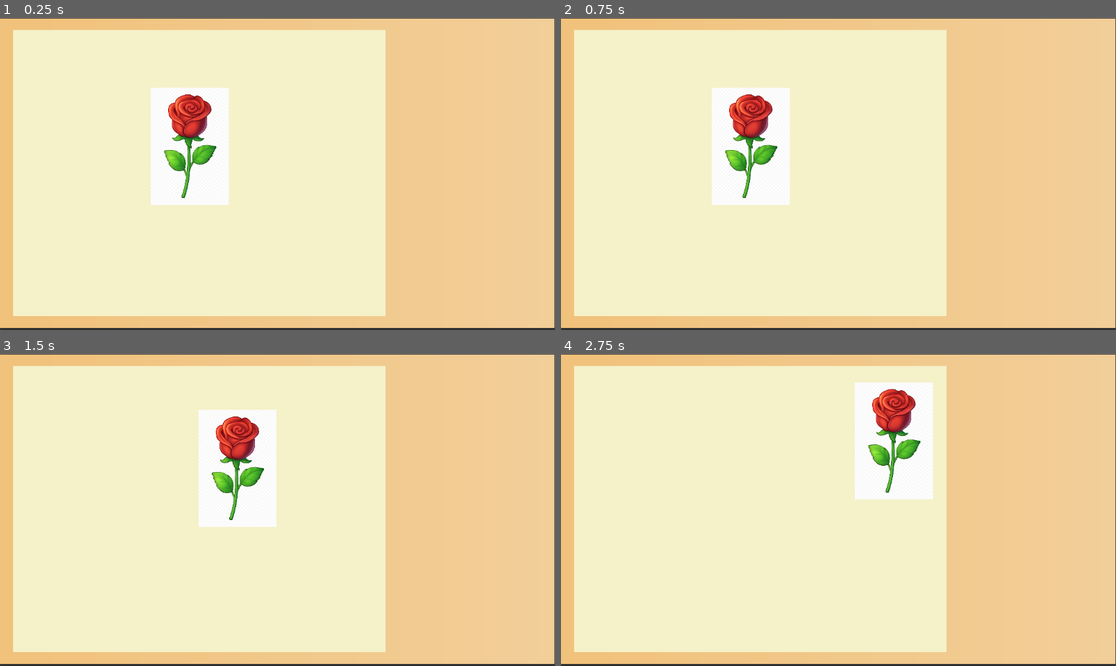
Above: before the commit, frames 1-4 (two rows, left to right).
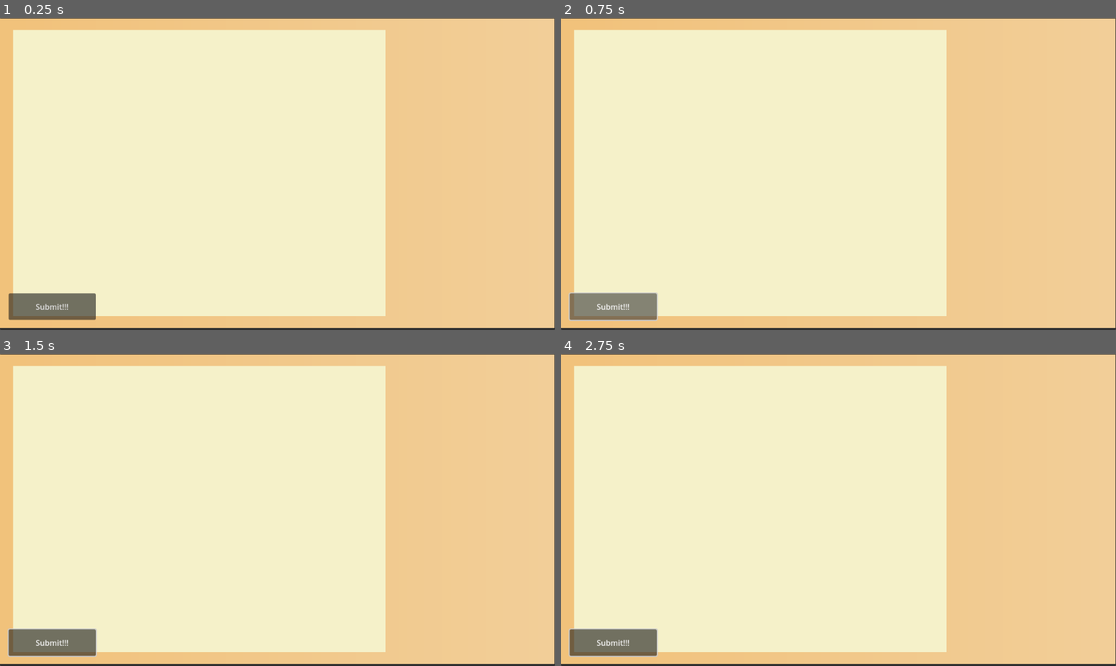
Above: after the commit, the same moments.

Repository: lyDevper/Floristry-Game
Game: Godot game, scene res://scenes/flowerArrange_scene.tscn
Two runs of this game, one before a commit and one after it. Both use one fixed random seed, a clock stepped at 60 frames per second and the inputs below. This scene is started directly instead of the project's main scene.
Inputs (mouse positions are in pixels of both pictures, inside the frame that each line leads up to):
- Up to frame 1 (0.25 s): no input
- Up to frame 2 (0.75 s): click (610, 308) at 0.5 s, where only the run after the commit has a clickable "Submit!!!"
- Up to frame 3 (1.5 s): tap Enter (ui_accept) at 1.25 s; drag from (188, 481) to (333, 441) at 1.27 s
- Up to frame 4 (2.75 s): tap Enter (ui_accept) at 2 s; drag from (727, 525) to (894, 441) at 2.02 s

The runs differ from the first frame. In frame 1, 6.6% of the frame differs, in the area x 1-42%, y 22-97%; in frame 2, 6.7%; in frame 3, 6.7%, in the area x 1-50%, y 17-98%; in frame 4, 6.7%.

Commit message:
add label, change body sprite

Diff:
--- a/data/chrysanthemum_data.tres
+++ b/data/chrysanthemum_data.tres
@@ -1,5 +1,6 @@
-[gd_resource type="Resource" script_class="FlowerData" load_steps=3 format=3 uid="uid://bk4rs08qw40hj"]
+[gd_resource type="Resource" script_class="FlowerData" load_steps=4 format=3 uid="uid://bk4rs08qw40hj"]
 
+[ext_resource type="Texture2D" uid="uid://bvu5j0l3lwt5s" path="res://images/body_flowers/chrysanthemum_body.png" id="1_d1iar"]
 [ext_resource type="Script" uid="uid://3v0ddeax3uex" path="res://scripts/FlowerData.gd" id="1_voxsr"]
 [ext_resource type="Texture2D" uid="uid://ceigjnxp5ufqd" path="res://images/chrysanthemum_pix.png" id="2_ey6ko"]
 
@@ -8,6 +9,7 @@
 name = "Chrysanthemum"
 subtype = "yellow"
 texture = ExtResource("2_ey6ko")
+bodyImage = ExtResource("1_d1iar")
 semantics = {
 "Healing": 3,
 "beauty": 4,
--- a/data/hydrangea_data.tres
+++ b/data/hydrangea_data.tres
@@ -1,6 +1,7 @@
-[gd_resource type="Resource" script_class="FlowerData" load_steps=3 format=3 uid="uid://dma868qg6x377"]
+[gd_resource type="Resource" script_class="FlowerData" load_steps=4 format=3 uid="uid://dma868qg6x377"]
 
 [ext_resource type="Script" uid="uid://3v0ddeax3uex" path="res://scripts/FlowerData.gd" id="1_2m2tl"]
+[ext_resource type="Texture2D" uid="uid://coreqloi02bw8" path="res://images/body_flowers/hydrangea_body.png" id="1_agknp"]
 [ext_resource type="Texture2D" uid="uid://drsillxqbryt4" path="res://images/hydrangea_pix.png" id="2_b0v28"]
 
 [resource]
@@ -8,6 +9,7 @@
 name = "Hydrangea"
 subtype = "blue"
 texture = ExtResource("2_b0v28")
+bodyImage = ExtResource("1_agknp")
 semantics = {
 "Healing": 7,
 "beauty": 8,
--- a/data/lavender_data.tres
+++ b/data/lavender_data.tres
@@ -1,5 +1,6 @@
-[gd_resource type="Resource" script_class="FlowerData" load_steps=3 format=3 uid="uid://bb31wpekc7ol7"]
+[gd_resource type="Resource" script_class="FlowerData" load_steps=4 format=3 uid="uid://bb31wpekc7ol7"]
 
+[ext_resource type="Texture2D" uid="uid://dfrp6vq7e7f7n" path="res://images/body_flowers/lavender_body.png" id="1_sx1ae"]
 [ext_resource type="Script" uid="uid://3v0ddeax3uex" path="res://scripts/FlowerData.gd" id="1_yiarf"]
 [ext_resource type="Texture2D" uid="uid://bjilpxpcvqse8" path="res://images/lavender_pix.png" id="2_jxfa1"]
 
@@ -8,6 +9,7 @@
 name = "Lavender"
 subtype = "purple"
 texture = ExtResource("2_jxfa1")
+bodyImage = ExtResource("1_sx1ae")
 semantics = {
 "Healing": 9,
 "beauty": 5,
--- a/data/lotus_data.tres
+++ b/data/lotus_data.tres
@@ -1,6 +1,7 @@
-[gd_resource type="Resource" script_class="FlowerData" load_steps=3 format=3 uid="uid://cr87xg0cvb86p"]
+[gd_resource type="Resource" script_class="FlowerData" load_steps=4 format=3 uid="uid://cr87xg0cvb86p"]
 
 [ext_resource type="Script" uid="uid://3v0ddeax3uex" path="res://scripts/FlowerData.gd" id="1_ncvu5"]
+[ext_resource type="Texture2D" uid="uid://ewe068bmw3dk" path="res://images/body_flowers/lotus_body.png" id="1_yyq1w"]
 [ext_resource type="Texture2D" uid="uid://r50k25ob4dn0" path="res://images/lotus_pix.png" id="2_42p8e"]
 
 [resource]
@@ -8,6 +9,7 @@
 name = "Lotus"
 subtype = "pink"
 texture = ExtResource("2_42p8e")
+bodyImage = ExtResource("1_yyq1w")
 semantics = {
 "Healing": 7,
 "beauty": 7,
--- a/data/rose_data.tres
+++ b/data/rose_data.tres
@@ -1,6 +1,7 @@
-[gd_resource type="Resource" script_class="FlowerData" load_steps=3 format=3 uid="uid://cudbbkkllym17"]
+[gd_resource type="Resource" script_class="FlowerData" load_steps=4 format=3 uid="uid://cudbbkkllym17"]
 
 [ext_resource type="Script" uid="uid://3v0ddeax3uex" path="res://scripts/FlowerData.gd" id="1_qmect"]
+[ext_resource type="Texture2D" uid="uid://dnwloblqnawbw" path="res://images/body_flowers/rose_body.png" id="1_qy6p0"]
 [ext_resource type="Texture2D" uid="uid://dw7uqfcwkus7v" path="res://images/rose_pix.png" id="2_84js8"]
 
 [resource]
@@ -8,6 +9,7 @@
 name = "Rose"
 subtype = "red"
 texture = ExtResource("2_84js8")
+bodyImage = ExtResource("1_qy6p0")
 semantics = {
 "Healing": 6,
 "beauty": 9,
--- a/data/sunflower_data.tres
+++ b/data/sunflower_data.tres
@@ -1,6 +1,7 @@
-[gd_resource type="Resource" script_class="FlowerData" load_steps=3 format=3 uid="uid://nbdsg6gao2vm"]
+[gd_resource type="Resource" script_class="FlowerData" load_steps=4 format=3 uid="uid://nbdsg6gao2vm"]
 
 [ext_resource type="Script" uid="uid://3v0ddeax3uex" path="res://scripts/FlowerData.gd" id="1_l3p67"]
+[ext_resource type="Texture2D" uid="uid://iagapxypat7u" path="res://images/body_flowers/sunflower_body.png" id="1_yuixh"]
 [ext_resource type="Texture2D" uid="uid://d2jsawx2kfjpo" path="res://images/sunflower_pix.png" id="2_s7vu6"]
 
 [resource]
@@ -8,6 +9,7 @@
 name = "Sunflower"
 subtype = "yellow"
 texture = ExtResource("2_s7vu6")
+bodyImage = ExtResource("1_yuixh")
 semantics = {
 "Healing": 7,
 "beauty": 5,
--- a/data/tulip_data.tres
+++ b/data/tulip_data.tres
@@ -1,12 +1,14 @@
-[gd_resource type="Resource" script_class="FlowerData" load_steps=3 format=3 uid="uid://bh6dd88r00yyn"]
+[gd_resource type="Resource" script_class="FlowerData" load_steps=4 format=3 uid="uid://bh6dd88r00yyn"]
 
 [ext_resource type="Script" uid="uid://3v0ddeax3uex" path="res://scripts/FlowerData.gd" id="1_jt7em"]
+[ext_resource type="Texture2D" uid="uid://dproutqdhdwnc" path="res://images/body_flowers/tulip_body.png" id="1_rctwg"]
 [ext_resource type="Texture2D" uid="uid://c15g8lpgehasu" path="res://images/tulip_pix.png" id="2_tpq33"]
 
 [resource]
 script = ExtResource("1_jt7em")
 name = "Tulip"
 texture = ExtResource("2_tpq33")
+bodyImage = ExtResource("1_rctwg")
 semantics = {
 "Healing": 5,
 "beauty": 8,
--- a/scenes/FlowerBody.tscn
+++ b/scenes/FlowerBody.tscn
@@ -1,7 +1,7 @@
 [gd_scene load_steps=6 format=3 uid="uid://bmbp4cpl2kt83"]
 
-[ext_resource type="Texture2D" uid="uid://dkk3yhp302xcw" path="res://images/vase_flowers/rose_vase.png" id="1_6lerb"]
 [ext_resource type="Script" uid="uid://dchjj5j4jt34s" path="res://scripts/FlowerBody.gd" id="1_xxo3l"]
+[ext_resource type="Texture2D" uid="uid://dnwloblqnawbw" path="res://images/body_flowers/rose_body.png" id="2_jhvxh"]
 [ext_resource type="Script" uid="uid://4m4ardq5rbj8" path="res://scenes/FlowerBody_Panel.gd" id="3_jhvxh"]
 
 [sub_resource type="RectangleShape2D" id="RectangleShape2D_xxo3l"]
@@ -17,7 +17,7 @@
 
 [node name="Sprite2D" type="Sprite2D" parent="."]
 scale = Vector2(0.15820313, 0.15820313)
-texture = ExtResource("1_6lerb")
+texture = ExtResource("2_jhvxh")
 
 [node name="Panel" type="Panel" parent="."]
 anchors_preset = 8
--- a/scenes/flowerArrange_scene.tscn
+++ b/scenes/flowerArrange_scene.tscn
@@ -1,8 +1,7 @@
-[gd_scene load_steps=7 format=3 uid="uid://bkuh8f77ua8fp"]
+[gd_scene load_steps=6 format=3 uid="uid://bkuh8f77ua8fp"]
 
 [ext_resource type="PackedScene" uid="uid://cykeab16i3v7u" path="res://scenes/FlowerCard.tscn" id="1_c2tyu"]
 [ext_resource type="Script" uid="uid://cj8p6rrw8y1aw" path="res://scenes/FlowerBucket.gd" id="1_earyn"]
-[ext_resource type="PackedScene" uid="uid://bmbp4cpl2kt83" path="res://scenes/FlowerBody.tscn" id="3_earyn"]
 
 [sub_resource type="Gradient" id="Gradient_5k0ej"]
 colors = PackedColorArray(0.94509804, 0.7607843, 0.48235294, 1, 0.95, 0.80939996, 0.5985, 1)
@@ -46,7 +45,12 @@
 [node name="FlowerCard" parent="ScrollContainer/FlowerBucket" instance=ExtResource("1_c2tyu")]
 layout_mode = 2
 
-[node name="FLowerBody" parent="." instance=ExtResource("3_earyn")]
-position = Vector2(394, 267)
+[node name="DragLayer" type="CanvasLayer" parent="."]
 
-[node name="DragLayer" type="CanvasLayer" parent="."]
+[node name="Button" type="Button" parent="."]
+offset_left = 18.0
+offset_top = 572.0
+offset_right = 199.0
+offset_bottom = 627.0
+mouse_default_cursor_shape = 2
+text = "Submit!!!"
--- a/scripts/FlowerBody.gd
+++ b/scripts/FlowerBody.gd
@@ -33,6 +33,12 @@
 	if is_dragging:
 		global_position = get_global_mouse_position()
 
+		 # check keyboard input for rotation
+		if Input.is_key_pressed(KEY_A):
+			rotation_degrees -= 90 * delta
+		elif Input.is_key_pressed(KEY_D):
+			rotation_degrees += 90 * delta
+
 func _input(event):
 	if not is_dragging:
 		return
--- a/scripts/FlowerCard.gd
+++ b/scripts/FlowerCard.gd
@@ -20,7 +20,7 @@
 func _spawn_flower_body():
 	var fb = flower_body_scene.instantiate()
 	#fb.init_from_data(flower_data)
-	fb.get_node("Sprite2D").texture = flower_data.texture
+	fb.get_node("Sprite2D").texture = flower_data.bodyImage
 	drag_layer.add_child(fb)
 
 	# start dragging at mouse spot
--- a/scripts/FlowerData.gd
+++ b/scripts/FlowerData.gd
@@ -4,6 +4,7 @@
 @export var name: String
 @export var subtype: String = ""  # optional (e.g. Red, White)
 @export var texture: Texture2D
+@export var bodyImage: Texture2D
 @export var semantics := {
 	"love": 0,
 	"Healing": 0,
Binary file added: images/body_flowers/chrysanthemum_body.png
Not shown, changed: images/body_flowers/chrysanthemum_body.png.import
Binary file added: images/body_flowers/hydrangea_body.png
Not shown, changed: images/body_flowers/hydrangea_body.png.import
Binary file added: images/body_flowers/lavender_body.png
Not shown, changed: images/body_flowers/lavender_body.png.import
Binary file added: images/body_flowers/lotus_body.png
Not shown, changed: images/body_flowers/lotus_body.png.import
Binary file added: images/body_flowers/rose_body.png
Not shown, changed: images/body_flowers/rose_body.png.import
Binary file added: images/body_flowers/sunflower_body.png
Not shown, changed: images/body_flowers/sunflower_body.png.import
(and 9 more such lines)
